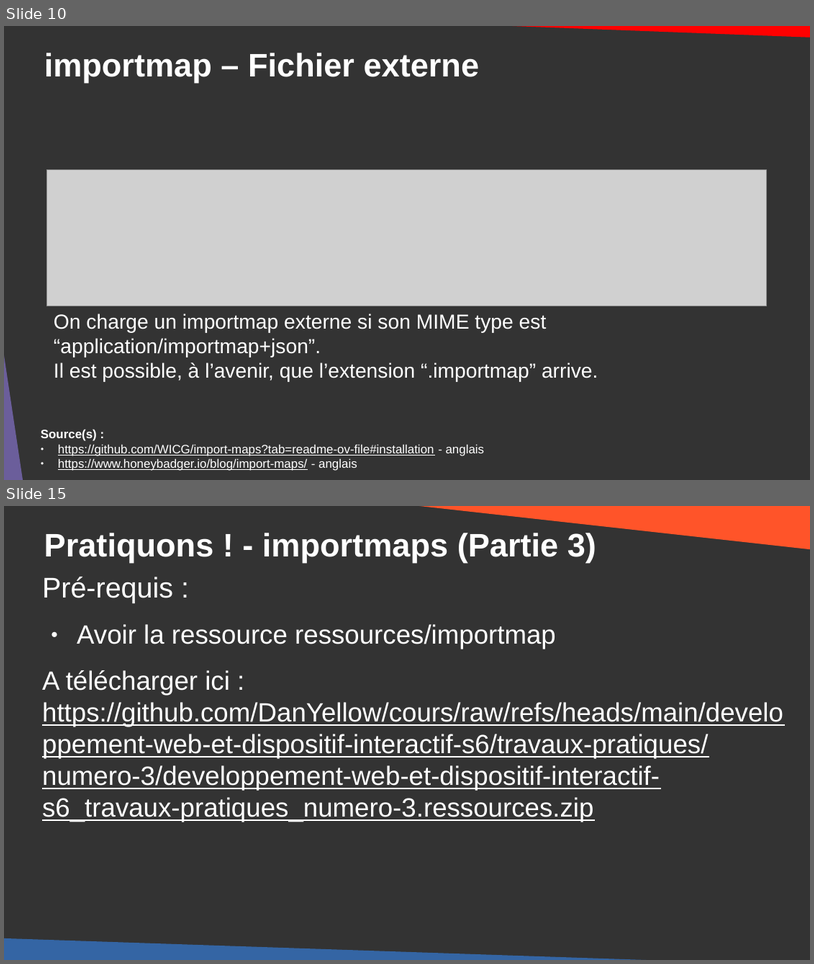
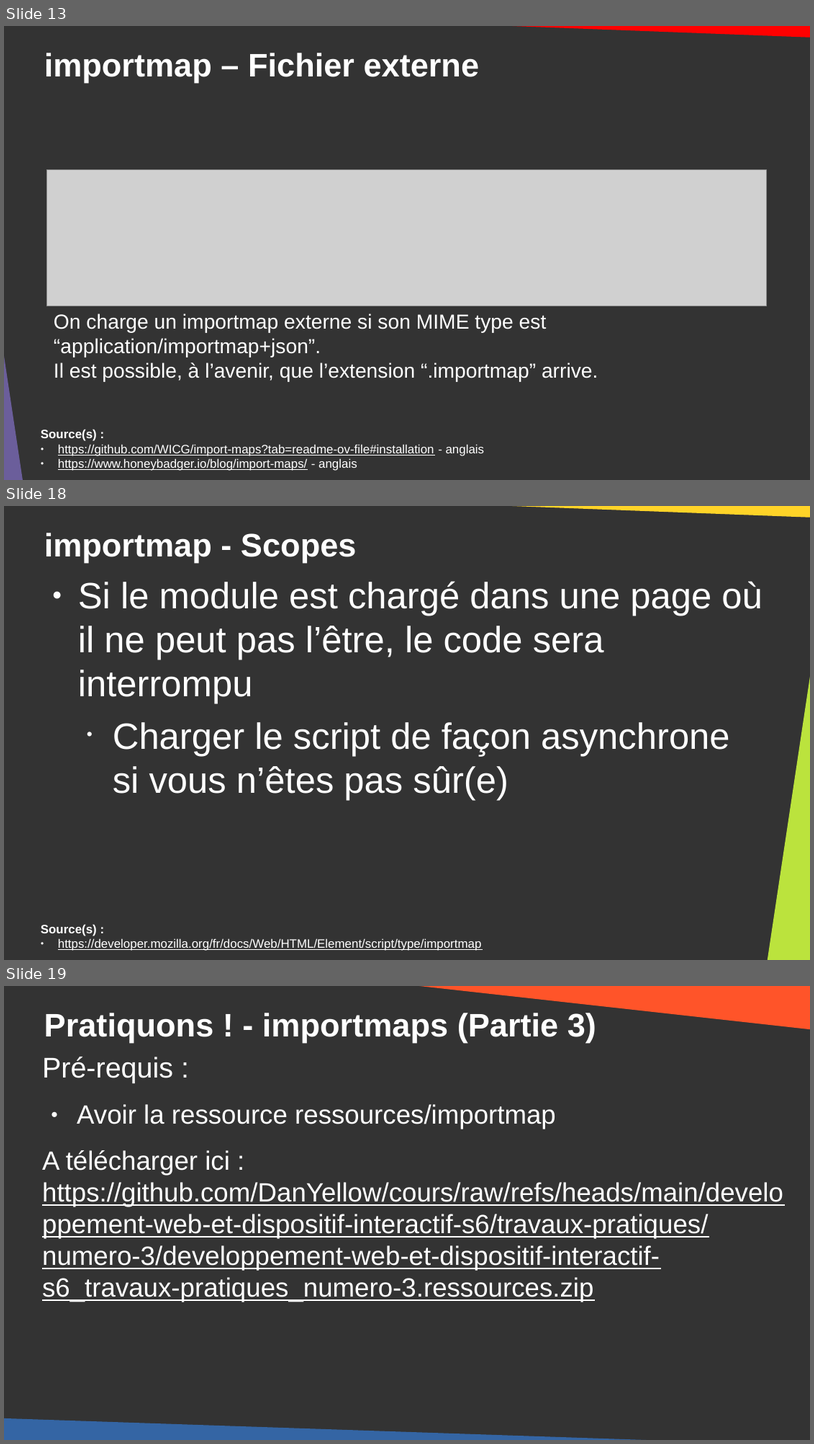
Before and after one commit to DanYellow/cours, a slide deck: developpement-web-et-dispositif-interactif-s6/travaux-pratiques/numero-3/presentation.odp. Shown one above the other, each under a label of ours: slides 10 and 15 before the commit, slides 13, 18 and 19 after it; the slides between them are not shown. The pictures are 814x964 and 814x1444 pixels, drawn with LibreOffice and Linux fonts; fonts in the diff are those of the drawing; grey boxes stand for pictures. Boxes give left, top, right and bottom in pixels: in the first picture for what was removed or moved away, otherwise in the second. Text is boxed around its words. In the diff, an @@ line names an element or a change of style, - is before the commit and + after.

```diff
--- a/developpement-web-et-dispositif-interactif-s6/travaux-pratiques/numero-3/presentation.odp
+++ b/developpement-web-et-dispositif-interactif-s6/travaux-pratiques/numero-3/presentation.odp
@@ slide 18 added at (4,506,810,960), background #333333 @@
@@ right triangle added at (401,506,810,518), fill #FFD428 @@
@@ title added at (44,533,357,562), 32 pt, text #FFFFFF, bold @@
+importmap - Scopes
@@ text added at (78,581,762,800), 36 pt, text #FFFFFF @@
+● Si le module est chargé dans une page où il ne peut pas l’être, le code sera interrompu
+  • Charger le script de façon asynchrone si vous n’êtes pas sûr(e)
@@ right triangle added at (767,649,810,960), fill #BBE33D @@
@@ text added at (41,924,482,950), 12 pt, text #FFFFFF, underline @@
+Source(s) :
+● https://developer.mozilla.org/fr/docs/Web/HTML/Element/script/type/importmap
@@ what was slide 10 is now slide 13 @@
@@ what was slide 15 is now slide 19 @@
```
Also in this commit, not shown: 9 slides changed, 3 other slides added, 1 other file.
